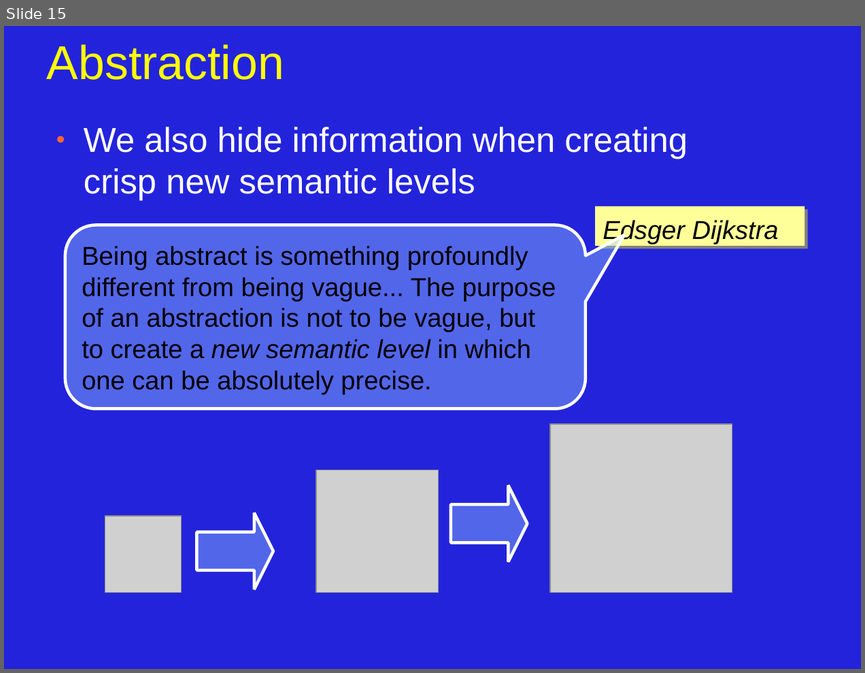
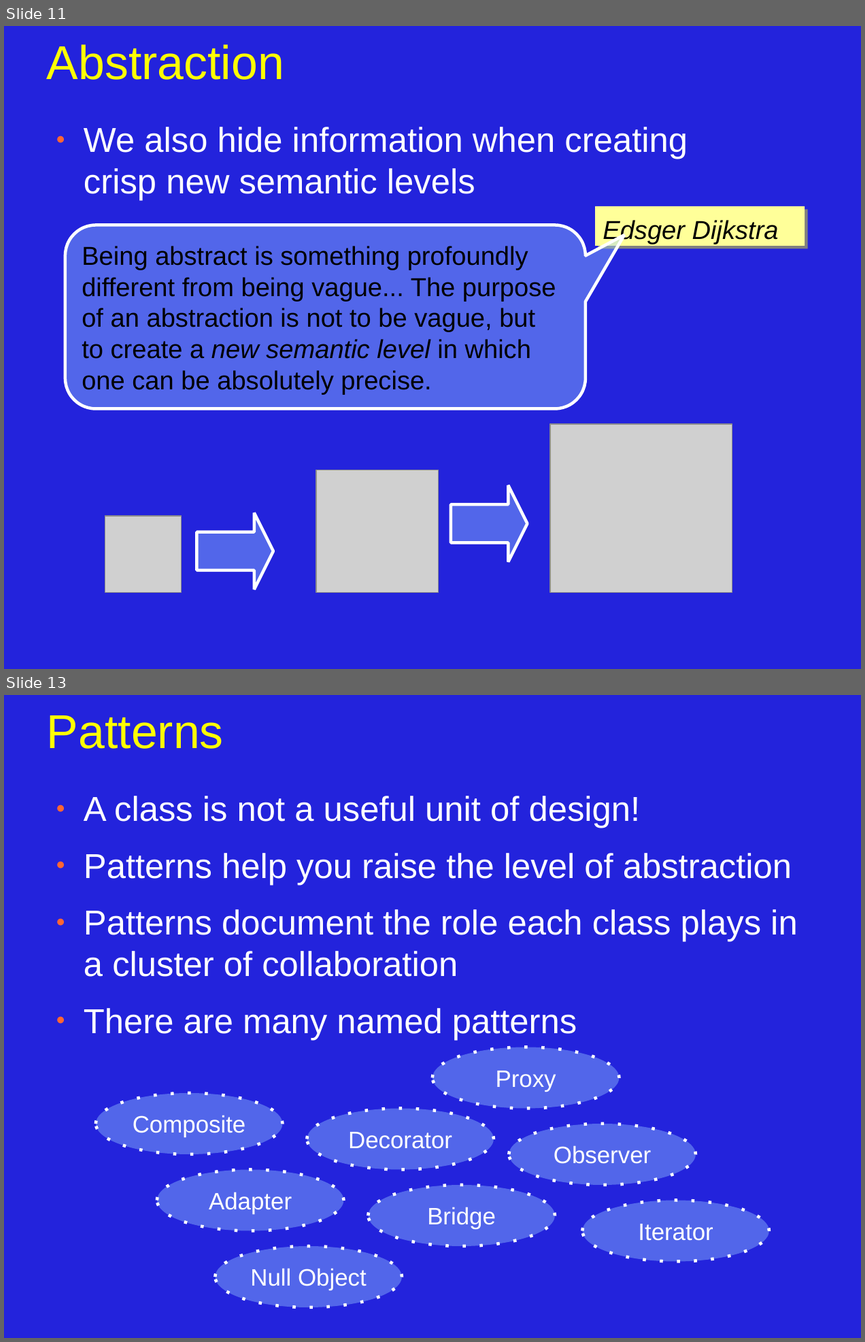
Before and after one commit to JonJagger/two-day-courses, a slide deck: cppf/08_Object_Oriented_Programming.odp. Shown one above the other, each under a label of ours: slide 15 before the commit, slides 11 and 13 after it; the slides between them are not shown. The pictures are 865x673 and 865x1342 pixels, drawn with LibreOffice and Linux fonts; fonts in the diff are those of the drawing; grey boxes stand for pictures. Boxes give left, top, right and bottom in pixels: in the first picture for what was removed or moved away, otherwise in the second. Text is boxed around its words. In the diff, an @@ line names an element or a change of style, - is before the commit and + after.

Commit message:
added pattern slides

```diff
--- a/cppf/08_Object_Oriented_Programming.odp
+++ b/cppf/08_Object_Oriented_Programming.odp
@@ slide 13 added at <box>4,695,861,1338</box>, background #2323DC @@
@@ title added at <box>47,715,224,749</box>, 44 pt, text #FFFF00 @@
+Patterns
@@ text added at <box>84,796,798,1040</box>, 32 pt, text #FFFFFF @@
+● A class is not a useful unit of design!
+● Patterns help you raise the level of abstraction
+● Patterns document the role each class plays in a cluster of collaboration
+● There are many named patterns
@@ ellipse added at <box>432,1047,619,1108</box>, fill #99CCFF at 40% opacity, outline #FFFFFF 2.83 pt, 22 pt, text #FFFFFF @@
+Proxy
@@ ellipse added at <box>96,1093,282,1155</box>, fill #99CCFF at 40% opacity, outline #FFFFFF 2.83 pt, 22 pt, text #FFFFFF @@
+Composite
@@ ellipse added at <box>307,1108,494,1169</box>, fill #99CCFF at 40% opacity, outline #FFFFFF 2.83 pt, 22 pt, text #FFFFFF @@
+Decorator
@@ ellipse added at <box>509,1123,696,1185</box>, fill #99CCFF at 40% opacity, outline #FFFFFF 2.83 pt, 22 pt, text #FFFFFF @@
+Observer
@@ ellipse added at <box>157,1169,344,1231</box>, fill #99CCFF at 40% opacity, outline #FFFFFF 2.83 pt, 22 pt, text #FFFFFF @@
+Adapter
@@ ellipse added at <box>368,1185,555,1246</box>, fill #99CCFF at 40% opacity, outline #FFFFFF 2.83 pt, 22 pt, text #FFFFFF @@
+Bridge
@@ ellipse added at <box>583,1200,769,1262</box>, fill #99CCFF at 40% opacity, outline #FFFFFF 2.83 pt, 22 pt, text #FFFFFF @@
+Iterator
@@ ellipse added at <box>215,1246,402,1308</box>, fill #99CCFF at 40% opacity, outline #FFFFFF 2.83 pt, 22 pt, text #FFFFFF @@
+Null Object
@@ what was slide 15 is now slide 11 @@
```
Also in this commit, not shown: 3 slides changed, 3 other slides added, 1 slide removed.
